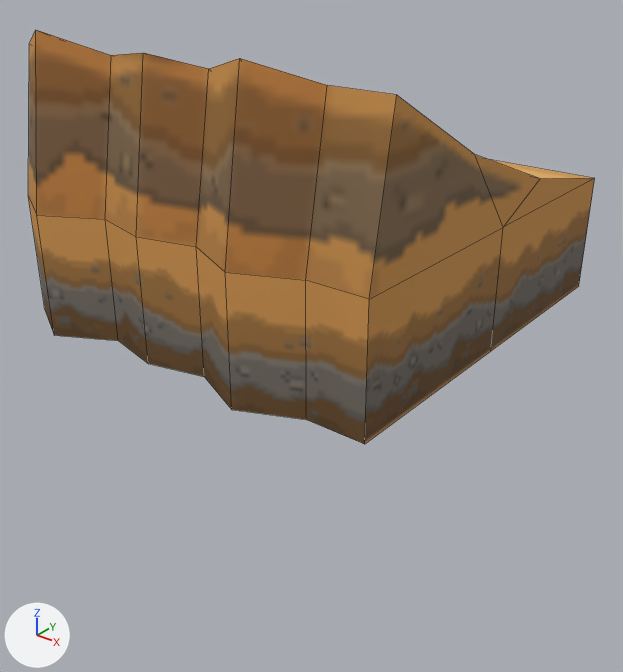
Two versions of the FBX model Assets/Art/3DModels/Modulo_rampa.FBX, one commit apart.
Both versions are drawn from a 50 mm camera at (1.29, -1.649, 0.602) aimed at (0.048, -0.096, -0.361). Every picture has the same lights, and +X, +Y and +Z are marked at lower left. Mesh edges are drawn as thin lines. Where no turn or scale is listed for an object, it has been applied to the vertices.

Names of what the first picture shows: 'Modulo_rampa'.
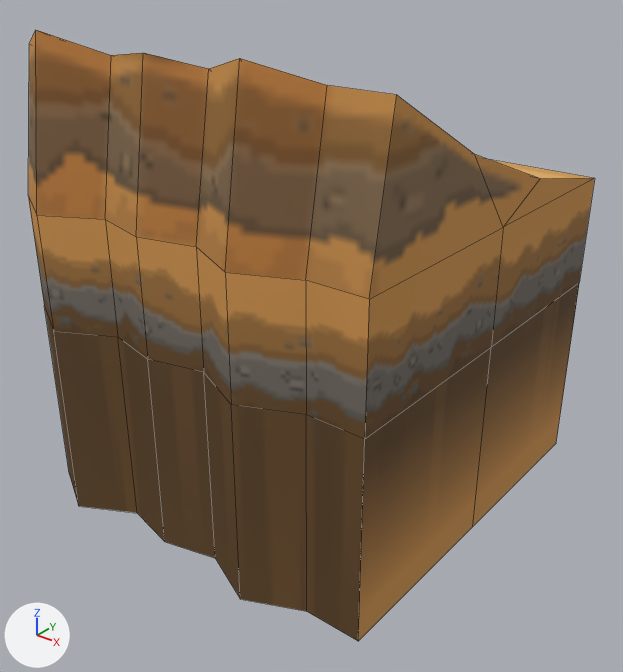
The edits, one by one:
me_mesh is used by ob_modulo_rampa; location (0.0, 0.0, 0.0).
me_mesh had 40 vertices, 37 faces and spanned x -0.5..0.5, y -0.577..0.5, z -0.3..0.389.
me_mesh now has 53 vertices, 50 faces and spans x -0.5..0.5, y -0.577..0.5, z -0.802..0.389.
Part 1, on me_mesh:
13 vertices are removed from x -0.5..0.5, y -0.577..0.5, z -0.3.
13 faces are deleted.
13 new vertices lie (0.0, 0.0, -0.289) away from vertices in x -0.5..0.5, y -0.577..0.5, z 0.0.
13 new vertices lie (0.0, 0.0, -0.513) away from vertices in x -0.5..0.5, y -0.577..0.5, z -0.289.
26 new faces join them.

Boxes [x1, y1, x2, y2] around the edits, measured in the pictures (623 x 672 px):
'Modulo_rampa', reshaped (47% taller)
    before: [28, 30, 595, 444]
    after: [28, 30, 595, 641]
part 1 of me_mesh, built on
    before: [28, 179, 594, 444]
    after: [28, 179, 594, 641]
